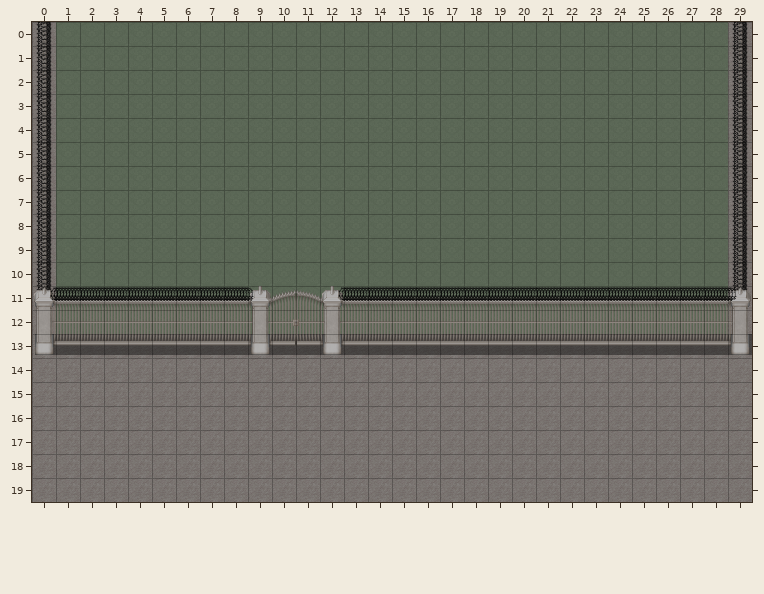
Two states of a Tiled map, assets/sk.tmx. The picture above is the old version.
Cells are 48x48 px. Shown: x 0..29, y 0..19.
After the commit:
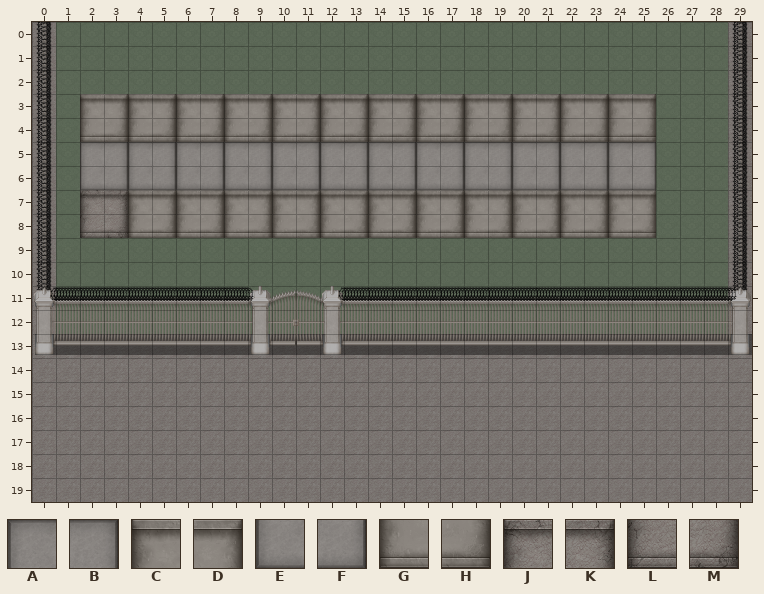
Key: from "Prison_A3_DARK": A 34, B 35, C 38, D 39, E 50, F 51, G 54, H 55, J 102, K 103, L 118, M 119.
_ is an empty cell, . an unchanged one.
Tiles of an added or newly shown layer are drawn over the layers below it.
Commit message: level in tiled
From old to new:
--- layer "building" (added)
@@ x 2..25 @@
- 3 ________________________
- 4 ________________________
- 5 ________________________
- 6 ________________________
- 7 ________________________
- 8 ________________________
+ 3 CDCDCDCDCDCDCDCDCDCDCDCD
+ 4 GHGHGHGHGHGHGHGHGHGHGHGH
+ 5 ABABABABABABABABABABABAB
+ 6 EFEFEFEFEFEFEFEFEFEFEFEF
+ 7 JKCDCDCDCDCDCDCDCDCDCDCD
+ 8 LMGHGHGHGHGHGHGHGHGHGHGH
Pixel boxes of the changes (left, top, right, bottom) in both pictures:
added: (80, 94, 656, 238)
